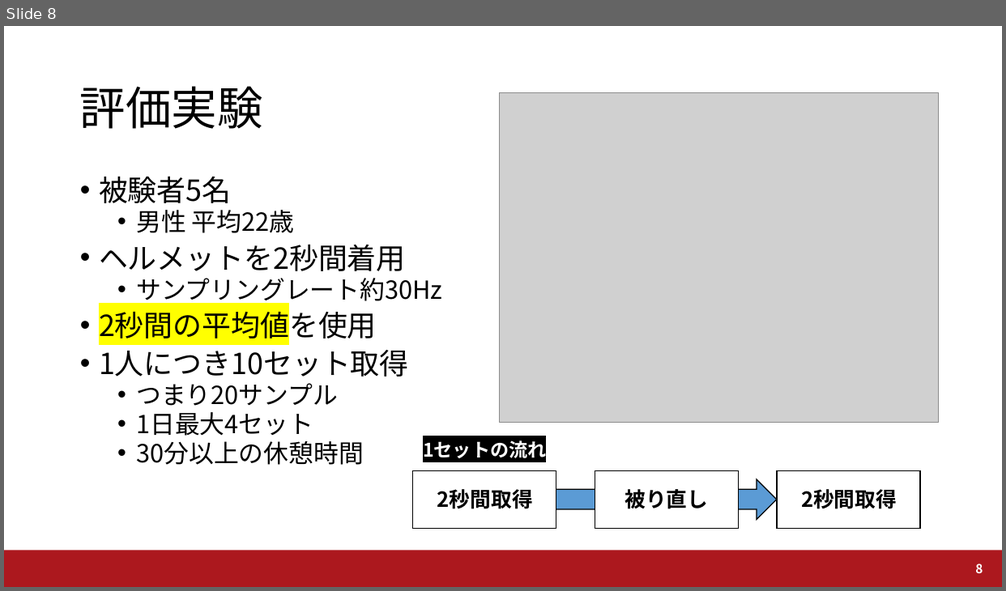
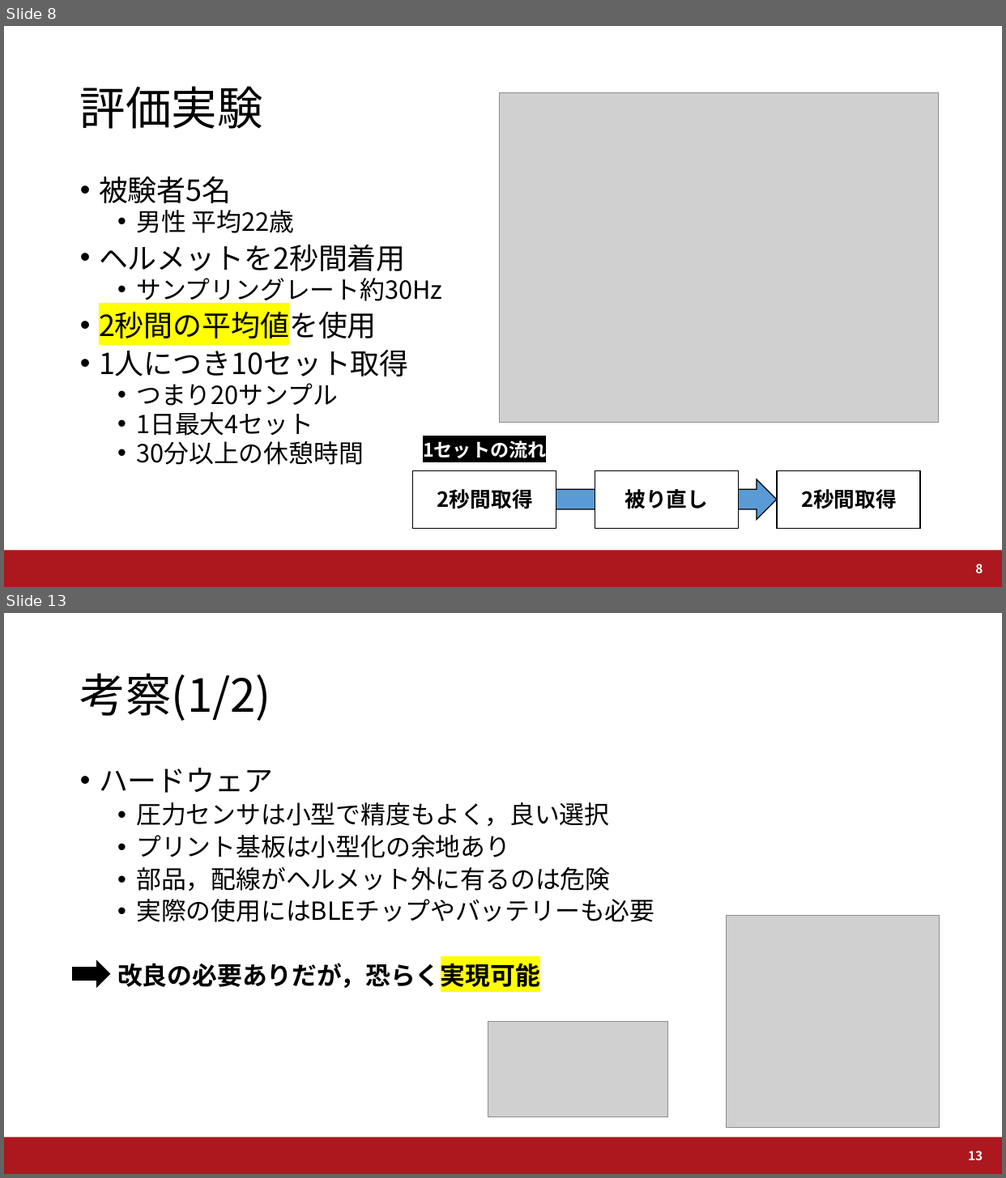
Before and after one commit to a2h1r0/lab, a slide deck: UWW2019/UWW2019_Fujii.pptx. Shown one above the other, each under a label of ours: slide 8 before the commit, slides 8 and 13 after it; the slides between them are not shown. The pictures are 1006x591 and 1006x1178 pixels, drawn with LibreOffice and Linux fonts; fonts in the diff are those of the drawing; grey boxes stand for pictures; background and template pictures are left out. Boxes give left, top, right and bottom in pixels: in the first picture for what was removed or moved away, otherwise in the second. Text is boxed around its words. In the diff, an @@ line names an element or a change of style, - is before the commit and + after.

```diff
--- a/UWW2019/UWW2019_Fujii.pptx
+++ b/UWW2019/UWW2019_Fujii.pptx
@@ slide 13 added at <box>4,613,1002,1174</box>, background #FFFFFF; not listed: 1 template element that a slide beside it also shows @@
@@ title added at <box>80,673,271,721</box>, 44 pt, text #000000 @@
+考察(1/2)
@@ text added at <box>99,768,654,991</box>, 24 pt, text #000000 @@
+• ハードウェア
+  • 圧力センサは小型で精度もよく，良い選択
+  • プリント基板は小型化の余地あり
+  • 部品，配線がヘルメット外に有るのは危険
+  • 実際の使用にはBLEチップやバッテリーも必要
+  改良の必要ありだが，恐らく実現可能
@@ picture added at <box>727,915,939,1128</box> @@
@@ right arrow added at <box>73,961,110,986</box>, fill #000000, outline #000000 1 pt @@
@@ picture added at <box>488,1022,668,1117</box> @@
@@ page number added at <box>968,1151,982,1161</box>, 12 pt, text #FFFFFF, bold @@
+13
```
Also in this commit, not shown: 6 slides changed, 3 other slides added, 8 other files.
